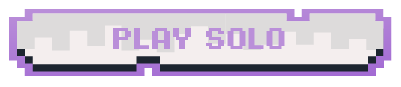
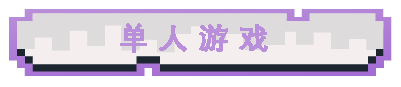
Comparing the layer stacks of the two 401px x 87px images. Changes:
added layer "单 人 游 戏" above "图层 1 拷贝" over [120, 23, 268, 53]
added layer "图层 1 拷贝" above "图层 1" over [113, 17, 285, 53]
hid "图层 1" over [113, 17, 285, 53]
